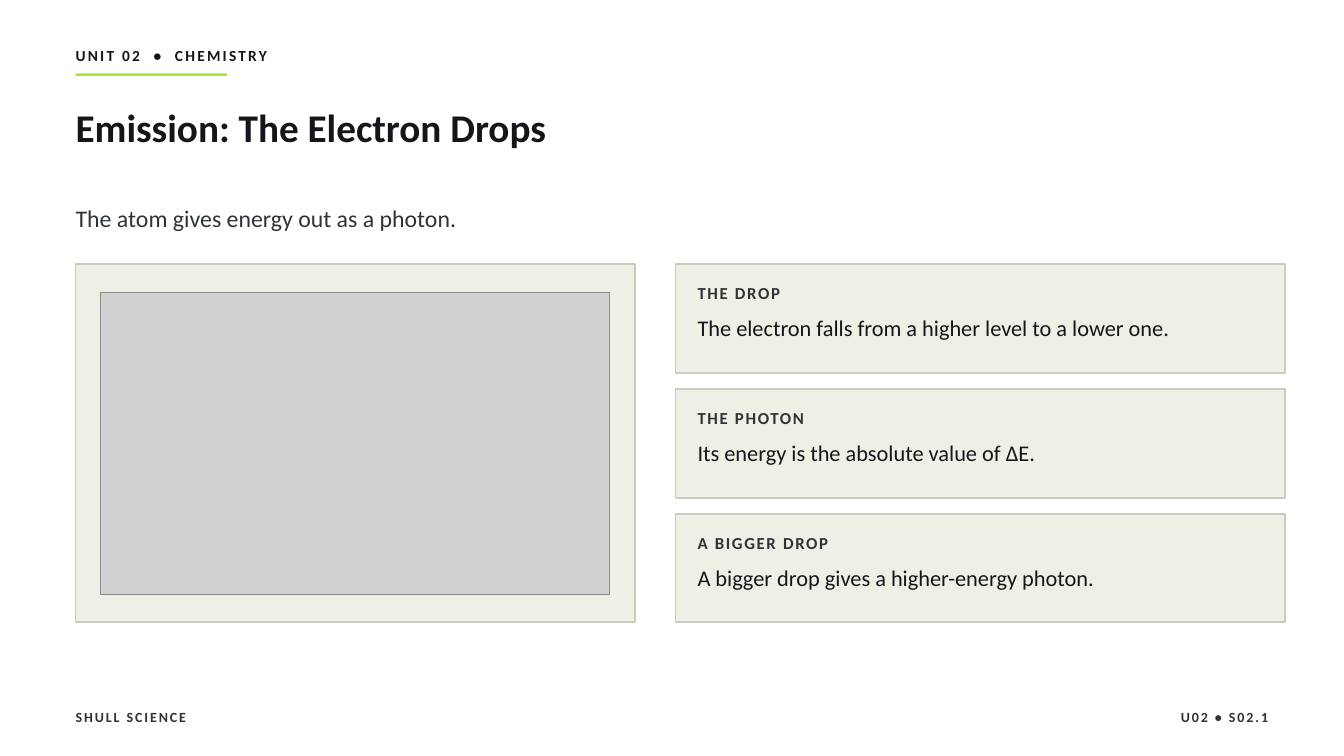
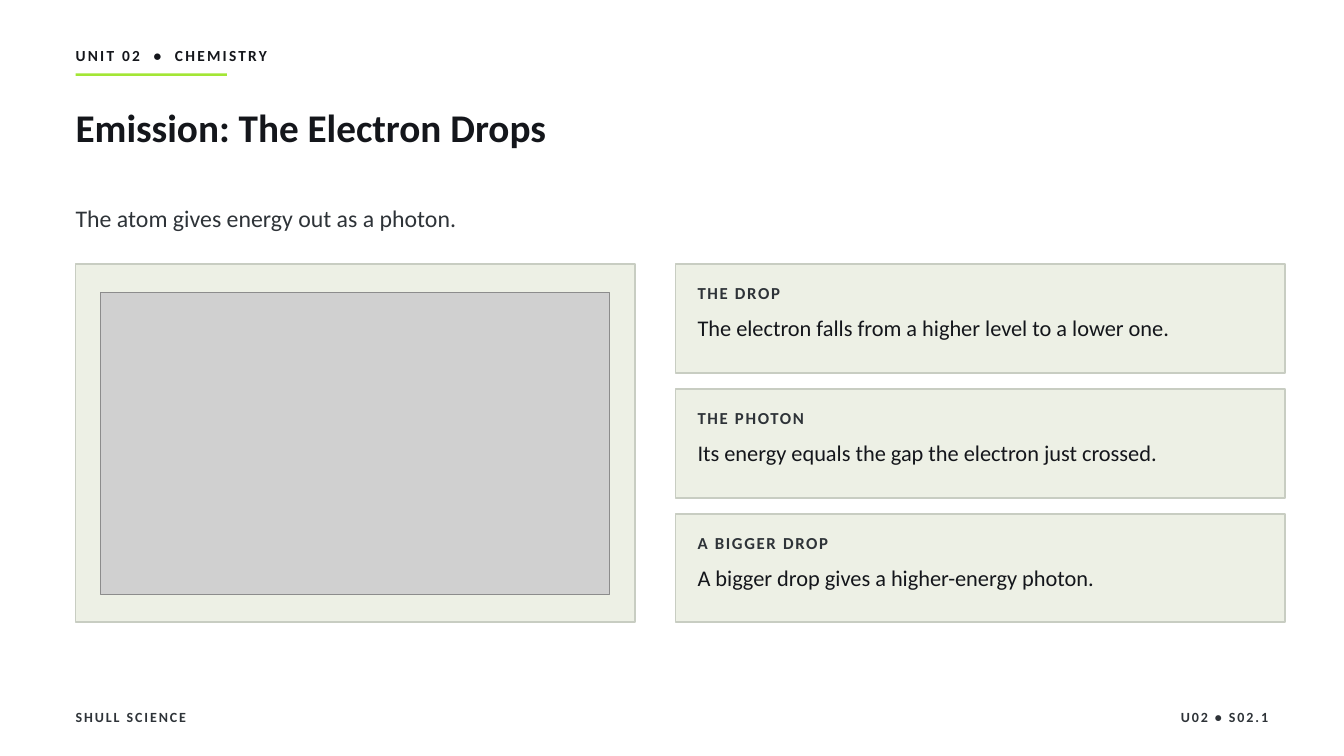
Before and after one commit to Hayabusa015/WorkWork, a slide deck: slide 12 of deliverables/chem-u02/SHULL_CHEM_Slides_U02_S02.1.pptx (slide 14 before the commit). Drawn at 1344x756 pixels with LibreOffice and Linux fonts; fonts in the diff are those of the drawing; grey boxes stand for pictures. Boxes give left, top, right and bottom in pixels: in the first picture for what was removed or moved away, otherwise in the second. Text is boxed around its words. In the diff, an @@ line names an element or a change of style, - is before the commit and + after.

```diff
--- a/deliverables/chem-u02/SHULL_CHEM_Slides_U02_S02.1.pptx
+++ b/deliverables/chem-u02/SHULL_CHEM_Slides_U02_S02.1.pptx
@@ text at box(698, 445, 1157, 465): text changed @@
-Its energy is the absolute value of ΔE.
+Its energy equals the gap the electron just crossed.
```
Also in this commit, not shown: 11 other slides changed, 1 slide added, 1 slide removed, 7 other files.
